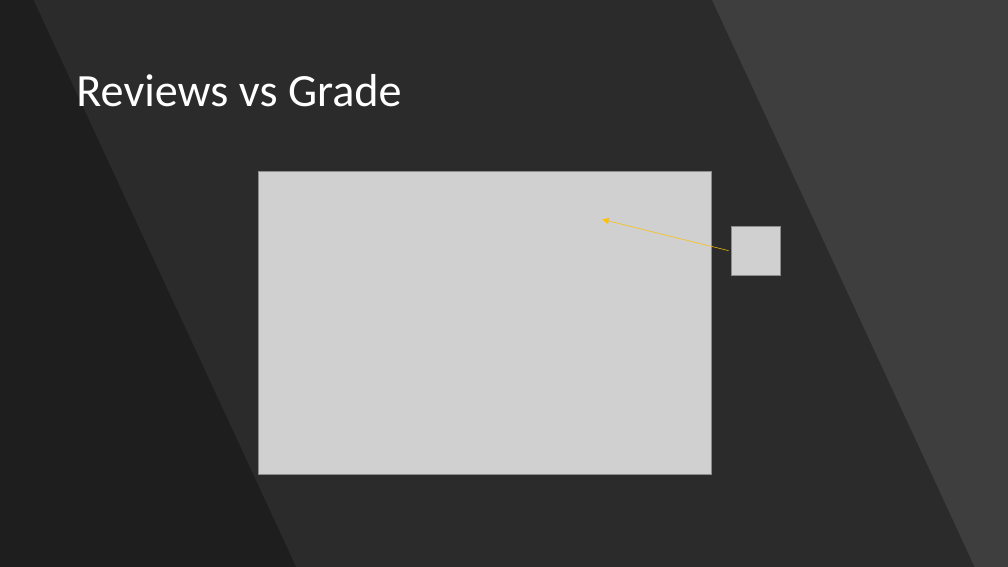
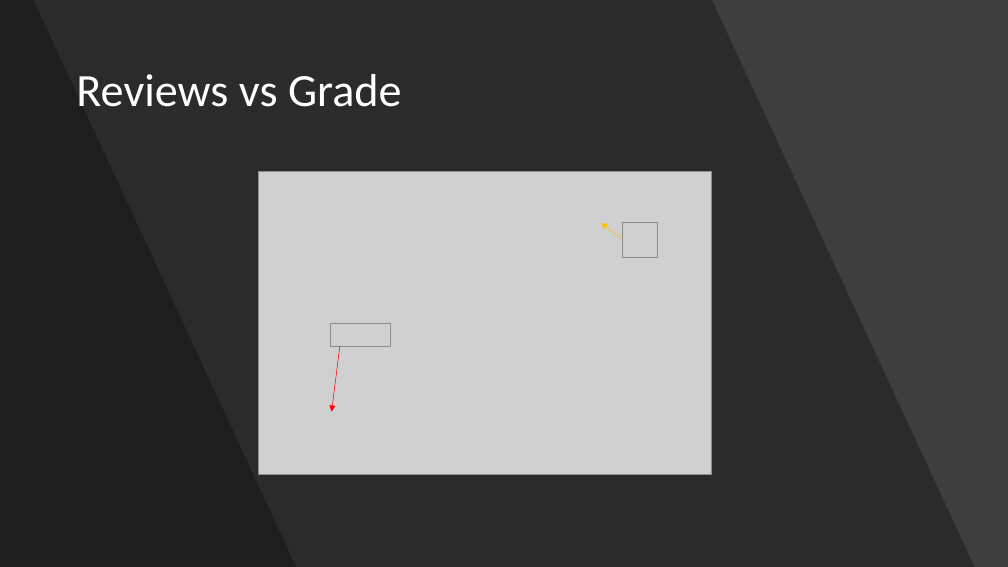
Before and after one commit to ryankchang/project1, a slide deck: slide 12 of GoodEats.pptx. Drawn at 1008x567 pixels with LibreOffice and Linux fonts; fonts in the diff are those of the drawing; grey boxes stand for pictures. Boxes give left, top, right and bottom in pixels: in the first picture for what was removed or moved away, otherwise in the second. Text is boxed around its words. In the diff, an @@ line names an element or a change of style, - is before the commit and + after.

```diff
--- a/GoodEats.pptx
+++ b/GoodEats.pptx
@@ arrow moved from (729, 251) - (603, 219) to (623, 240) - (601, 223) @@
@@ picture: place and size @@
-picture at box(732, 226, 781, 275)
+picture at box(623, 223, 657, 257)
@@ picture added at box(331, 323, 391, 346) @@
@@ arrow added from (340, 346) to (332, 412), #FF0000 0.5 pt @@
```
Also in this commit, not shown: 5 other slides changed.
